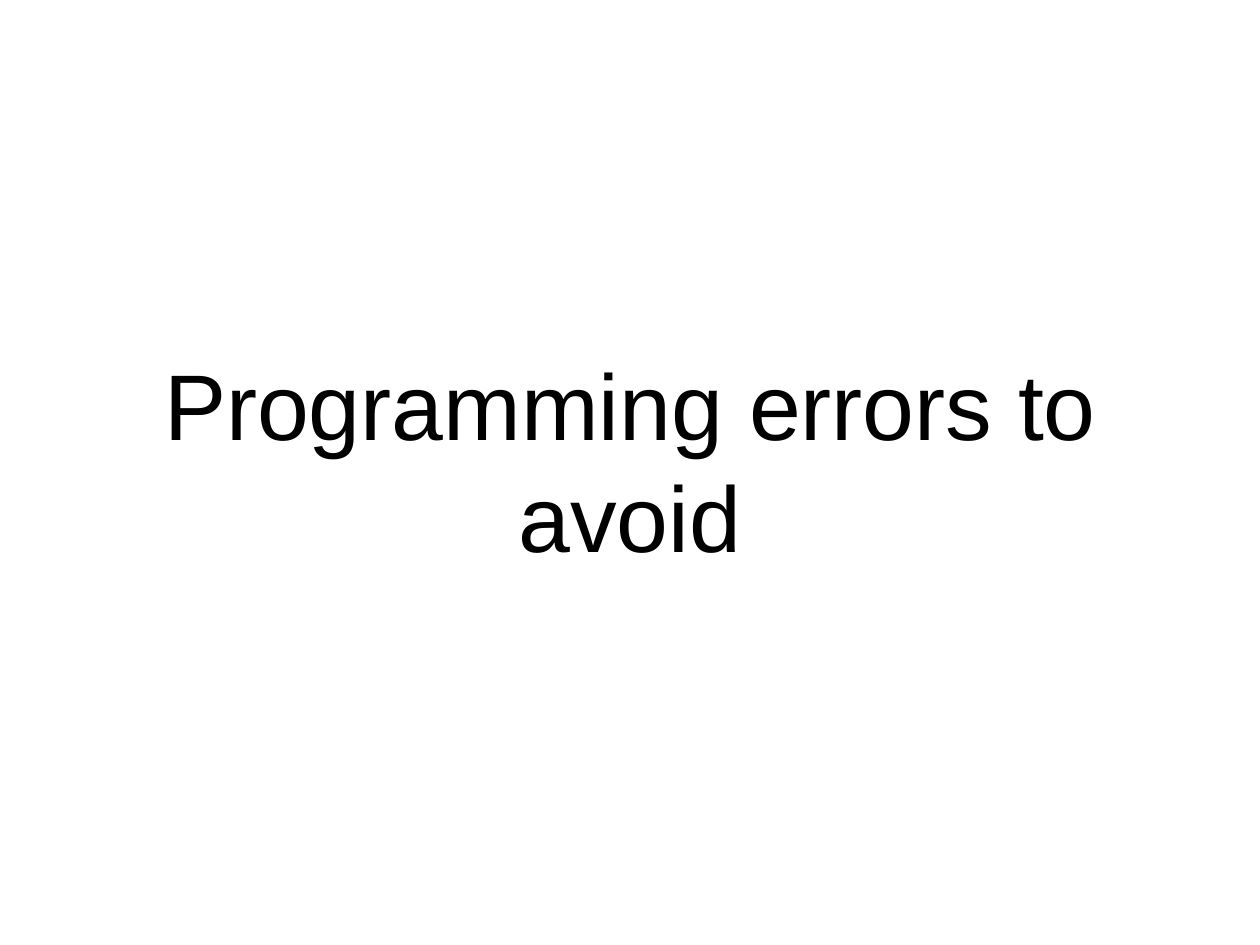
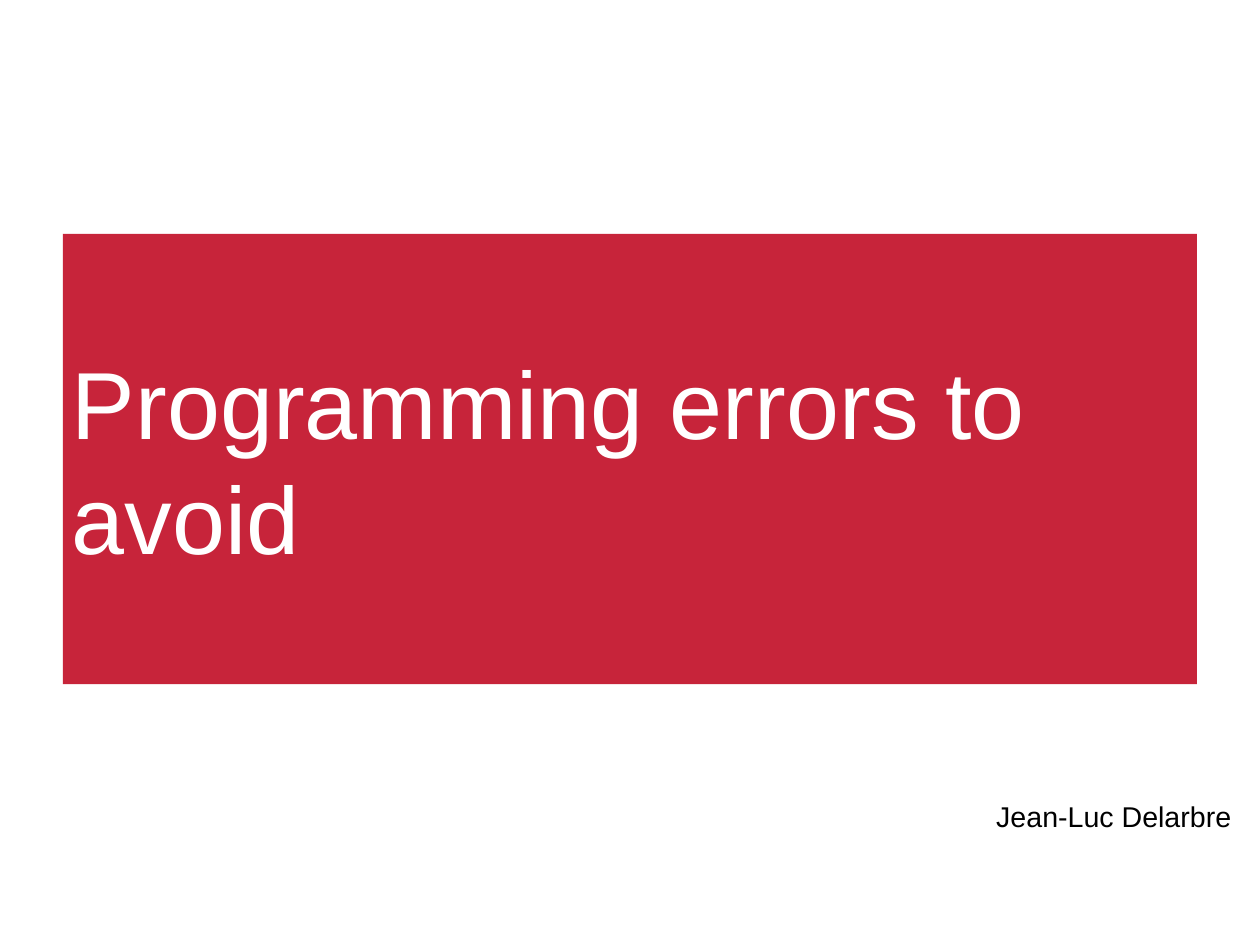
Before and after one commit to jldelarbre/lectureNotes, a slide deck: slide 1 of Slides/lesson1/ProgrammingErrors.odp. Drawn at 1260x945 pixels with LibreOffice and Linux fonts; fonts in the diff are those of the drawing; background and template pictures are left out. Boxes give left, top, right and bottom in pixels: in the first picture for what was removed or moved away, otherwise in the second. Text is boxed around its words. In the diff, an @@ line names an element or a change of style, - is before the commit and + after.

```diff
--- a/Slides/lesson1/ProgrammingErrors.odp
+++ b/Slides/lesson1/ProgrammingErrors.odp
@@ title "Programming errors to avoid": place and size @@
-title "Programming errors to avoid" at (164,372,1096,553)
+title "Programming errors to avoid" at (63,234,1197,685)
@@ title "Programming errors to avoid" at (63,234,1197,685): size 58.7 to 60 pt, text colour #000000 to #FFFFFF; alignment centre to left; fill none to #C7243A @@
@@ text added at (996,806,1232,828), 18 pt, text #000000 @@
+Jean-Luc Delarbre
```
Also in this commit, not shown: 9 other slides changed, 22 other files.
